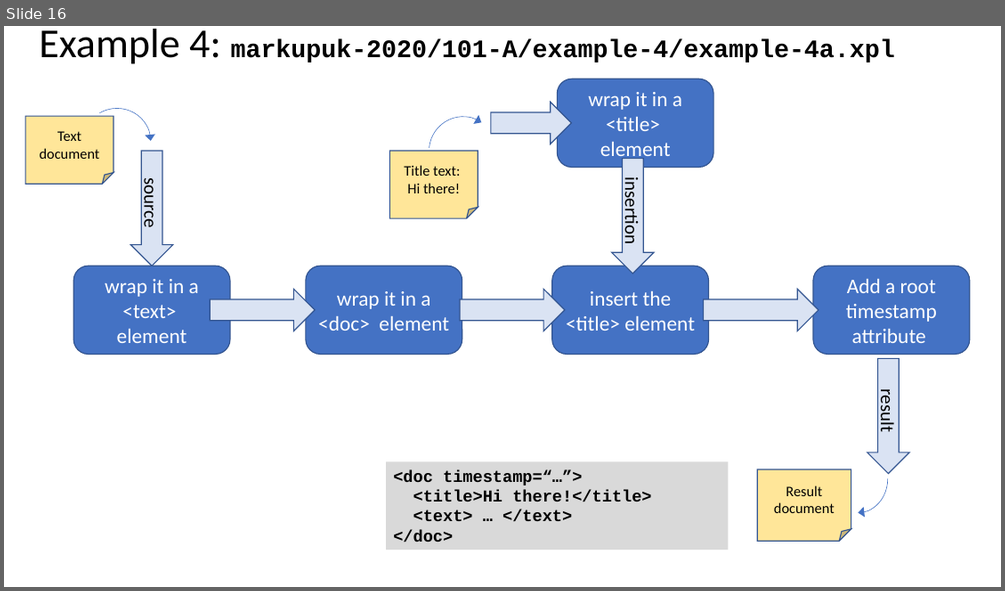
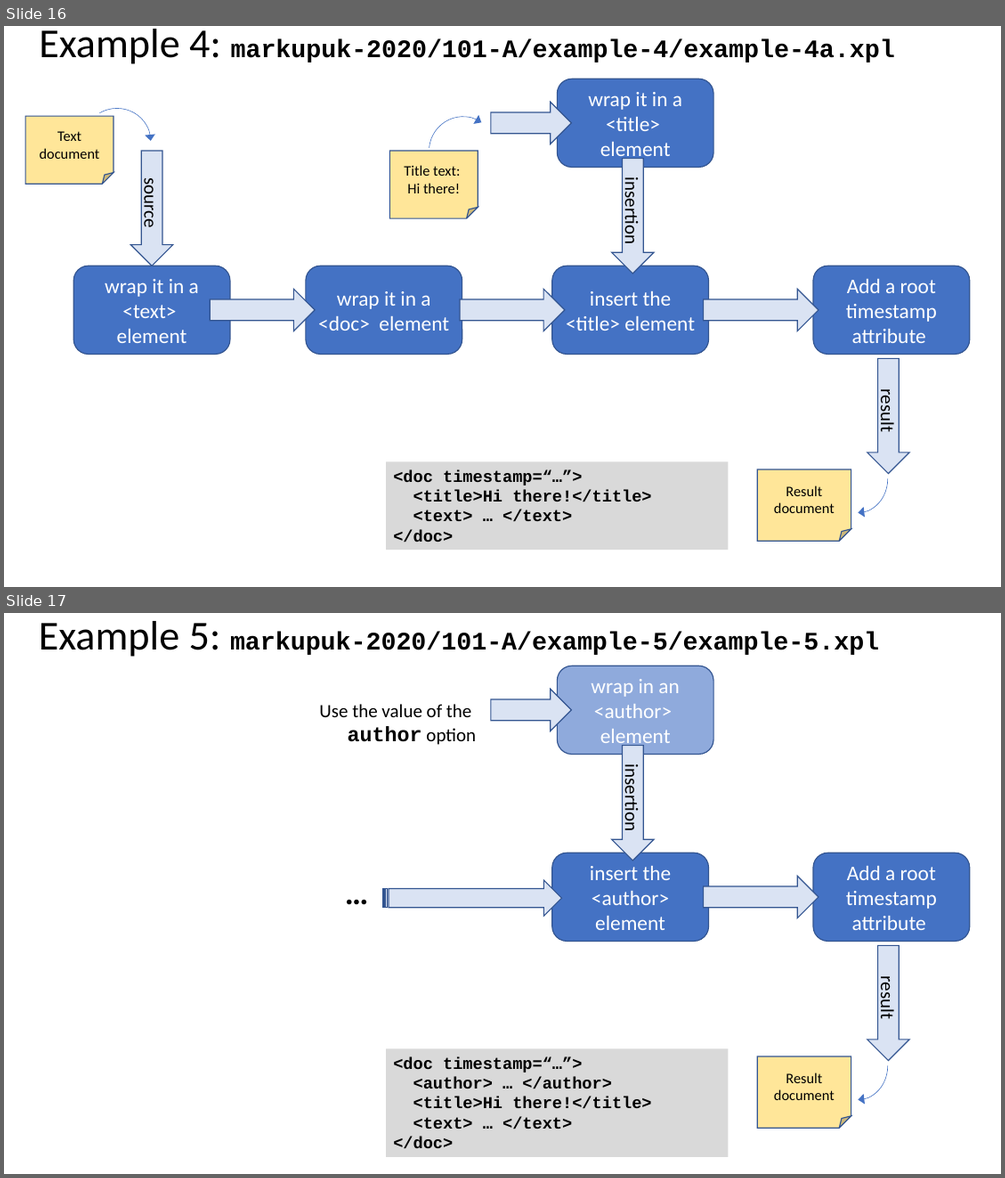
Before and after one commit to xatapult/markupuk-2020, a slide deck: 101-A/presentation/markupuk-2020-101-A.pptx. Shown one above the other, each under a label of ours: slide 16 before the commit, slides 16 and 17 after it. The pictures are 1005x591 and 1005x1178 pixels, drawn with LibreOffice and Linux fonts; fonts in the diff are those of the drawing; background and template pictures are left out. Boxes give left, top, right and bottom in pixels: in the first picture for what was removed or moved away, otherwise in the second. Text is boxed around its words. In the diff, an @@ line names an element or a change of style, - is before the commit and + after.

Commit message:
More sheets and examples

```diff
--- a/101-A/presentation/markupuk-2020-101-A.pptx
+++ b/101-A/presentation/markupuk-2020-101-A.pptx
@@ slide 17 added at box(4, 613, 1001, 1174), background #FFFFFF @@
@@ title added at box(39, 621, 879, 657), 24.3 pt, text #000000, bold @@
+Example 5: markupuk-2020/101-A/example-5/example-5.xpl
@@ right arrow added at box(491, 689, 572, 730), fill #DAE3F3, outline #325491 1 pt @@
@@ rounded rectangle added at box(558, 666, 713, 755), fill #8FAADC, outline #325491 1 pt, 20 pt, text #FFFFFF @@
+wrap in an <author> element
@@ text added at box(319, 704, 476, 745), 18 pt, text #000000 @@
+Use the value of the author option
@@ right arrow added at box(612, 746, 654, 860), fill #DAE3F3, outline #325491 1 pt, 18 pt, text #000000 @@
+insertion
@@ text added at box(221, 868, 376, 916), 32 pt, text #000000, bold @@
+…
@@ rounded rectangle added at box(552, 853, 708, 941), fill #4472C4, outline #325491 1 pt, 20 pt, text #FFFFFF @@
+insert the <author> element
@@ right arrow added at box(704, 876, 818, 917), fill #DAE3F3, outline #325491 1 pt @@
@@ rounded rectangle added at box(813, 853, 970, 941), fill #4472C4, outline #325491 1 pt, 20 pt, text #FFFFFF @@
+Add a root timestamp attribute
@@ striped right arrow added at box(383, 880, 562, 916), fill #DAE3F3, outline #325491 1 pt @@
@@ right arrow added at box(867, 945, 909, 1060), fill #DAE3F3, outline #325491 1 pt, 18 pt, text #000000 @@
+result
@@ arc (boxed as its full ellipse) added at box(829, 1032, 888, 1100), outline #4472C4 0.5 pt @@
@@ rectangle added at box(386, 1049, 728, 1158), fill #D9D9D9, 16 pt, text #000000, bold @@
+<doc timestamp=“…”>
+<author> … </author>
+<title>Hi there!</title>
+<text> … </text>
+</doc>
@@ folded corner added at box(757, 1056, 850, 1127), fill #FFE699, outline #325491 1 pt, 14 pt, text #000000 @@
+Result document
```
Also in this commit, not shown: 2 slides changed, 16 slides removed, 3 other files.
